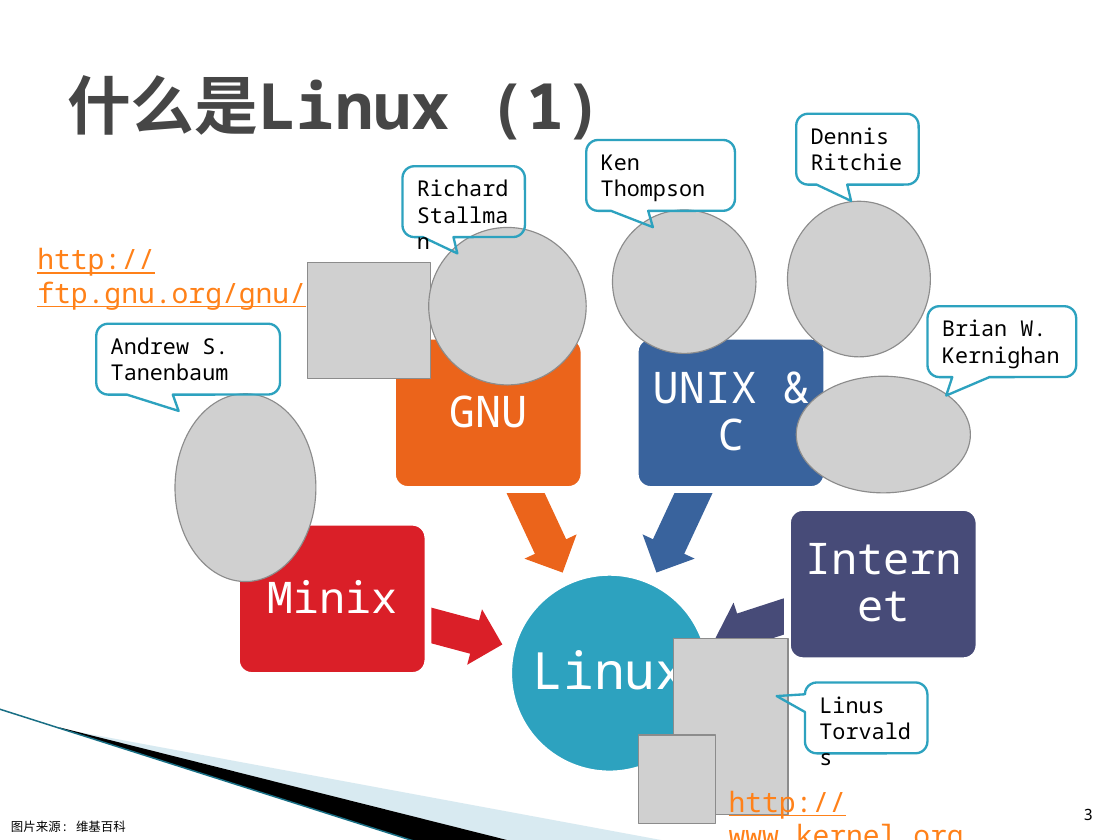
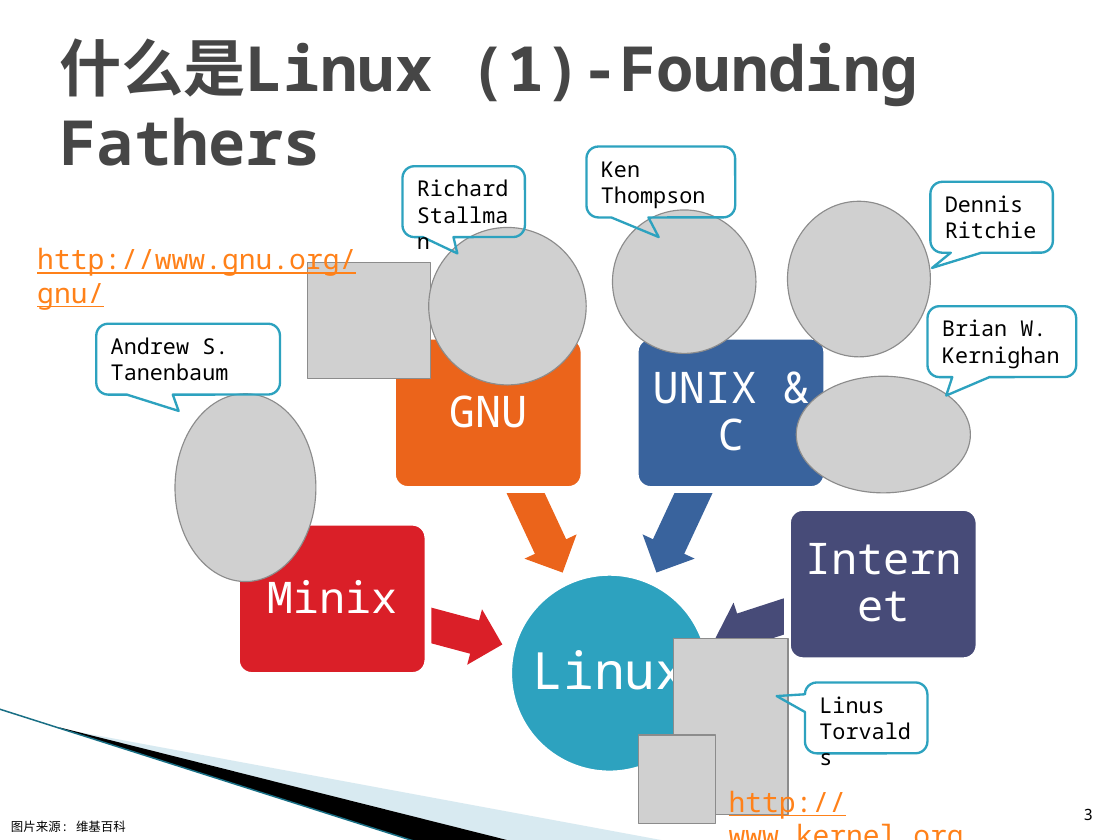
Before and after one commit to L3w1s-L1u/a_linux_prime, a slide deck: slide 3 of linux_introduction/Linux_Intro.pptx. Drawn at 1120x840 pixels with LibreOffice and Linux fonts; fonts in the diff are those of the drawing; grey boxes stand for pictures; background and template pictures are left out. Boxes give left, top, right and bottom in pixels: in the first picture for what was removed or moved away, otherwise in the second. Text is boxed around its words. In the diff, an @@ line names an element or a change of style, - is before the commit and + after.

```diff
--- a/linux_introduction/Linux_Intro.pptx
+++ b/linux_introduction/Linux_Intro.pptx
@@ title at <box>59,38,918,166</box>: text changed; size 41 to 40 pt @@
-什么是Linux (1)
+什么是Linux (1)-Founding Fathers
@@ rounded speech box "Ken Thompson": place and size @@
-rounded speech box "Ken Thompson" at <box>586,140,735,211</box>
+rounded speech box "Ken Thompson" at <box>587,147,736,217</box>
@@ rounded speech box "Ken Thompson" at <box>587,147,736,217</box>: proportions changed @@
@@ rounded speech box "Dennis Ritchie" at <box>931,181,1053,252</box>: proportions changed @@
@@ rounded speech box "Dennis Ritchie": place and size @@
-rounded speech box "Dennis Ritchie" at <box>796,114,918,185</box>
+rounded speech box "Dennis Ritchie" at <box>931,181,1053,252</box>
@@ text at <box>37,247,356,310</box>: text changed @@
-http://ftp.gnu.org/gnu/
+http://www.gnu.org/gnu/
```
Also in this commit, not shown: 10 other slides changed, 2 slides added, 1 slide removed, 2 other files.
